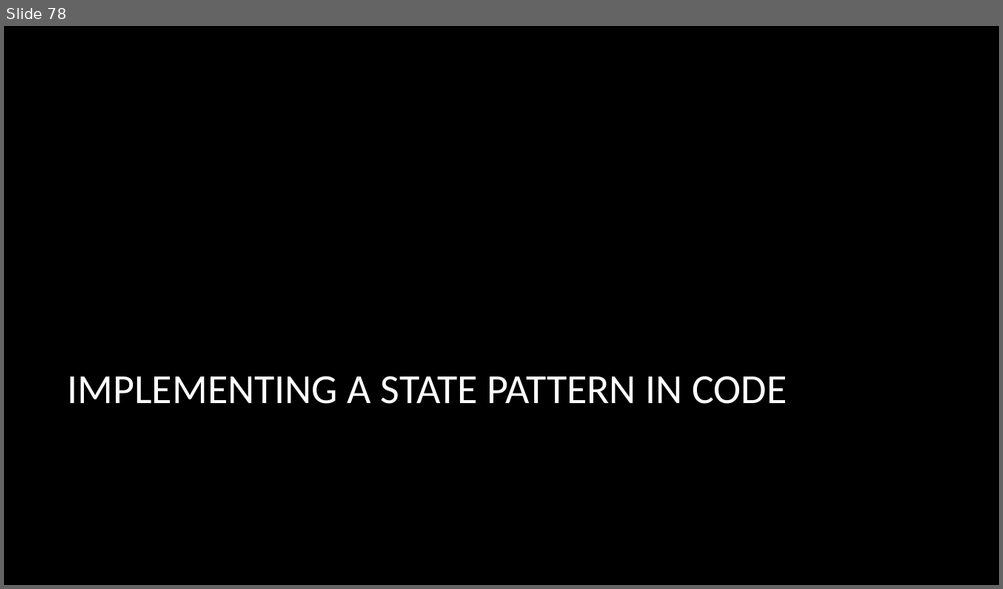
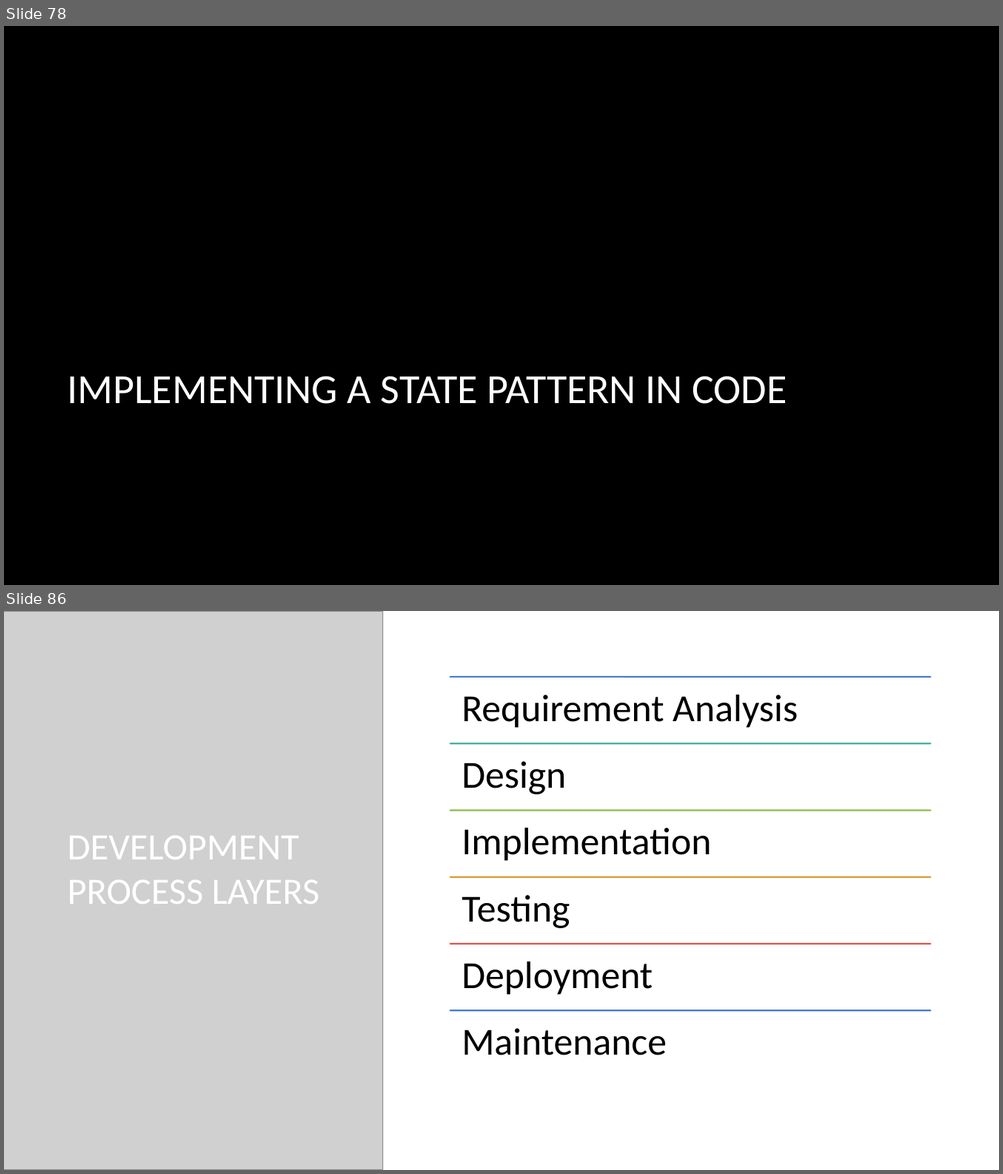
Before and after one commit to dundane/CSC360Demos, a slide deck: CSC360Demo/Design Patterns Slide Show.pptx. Shown one above the other, each under a label of ours: slide 78 before the commit, slides 78 and 86 after it; the slides between them are not shown. The pictures are 1003x589 and 1003x1174 pixels, drawn with LibreOffice and Linux fonts; fonts in the diff are those of the drawing; grey boxes stand for pictures; background and template pictures are left out. Boxes give left, top, right and bottom in pixels: in the first picture for what was removed or moved away, otherwise in the second. Text is boxed around its words. In the diff, an @@ line names an element or a change of style, - is before the commit and + after.

```diff
--- a/CSC360Demo/Design Patterns Slide Show.pptx
+++ b/CSC360Demo/Design Patterns Slide Show.pptx
@@ slide 86 added at [4,611,999,1170], background picture (left out) @@
@@ picture added at [4,611,384,1170] @@
@@ picture added at [4,611,383,1170] @@
@@ rectangle added at [384,611,999,1170], fill #FFFFFF @@
@@ title added at [68,836,320,904], 36 pt, text #FFFFFF @@
+DEVELOPMENT PROCESS LAYERS
@@ group added at [450,677,930,1056]: 6 lines, 6 texts @@
+Requirement Analysis
+Design
+Implementation
+Testing
+Deployment
+Maintenance
```
Also in this commit, not shown: 28 other slides added, 1 other file.
